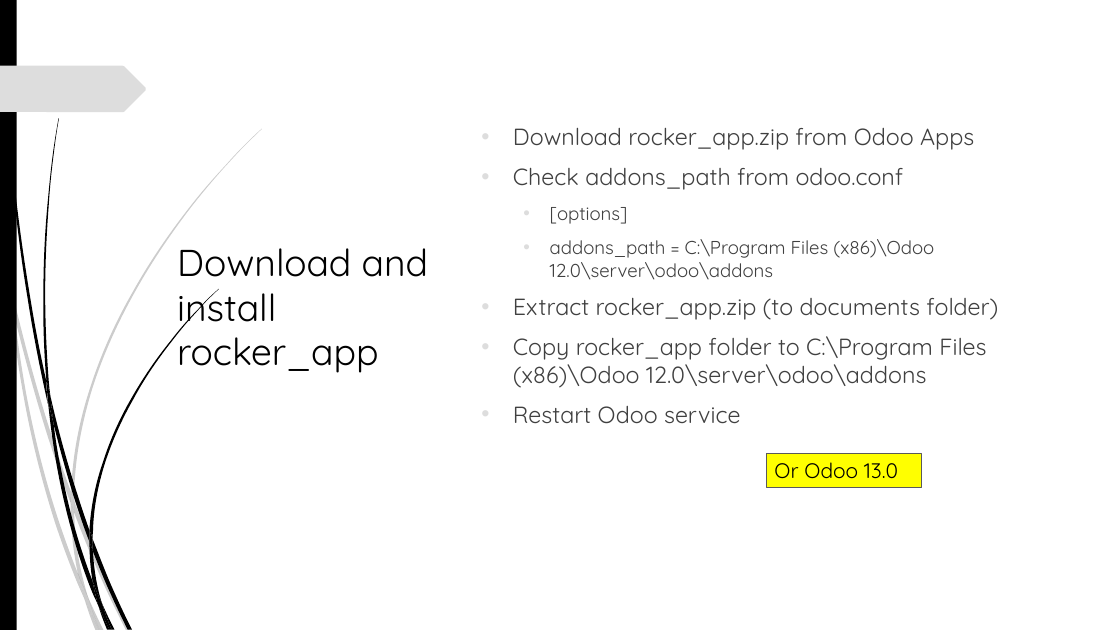
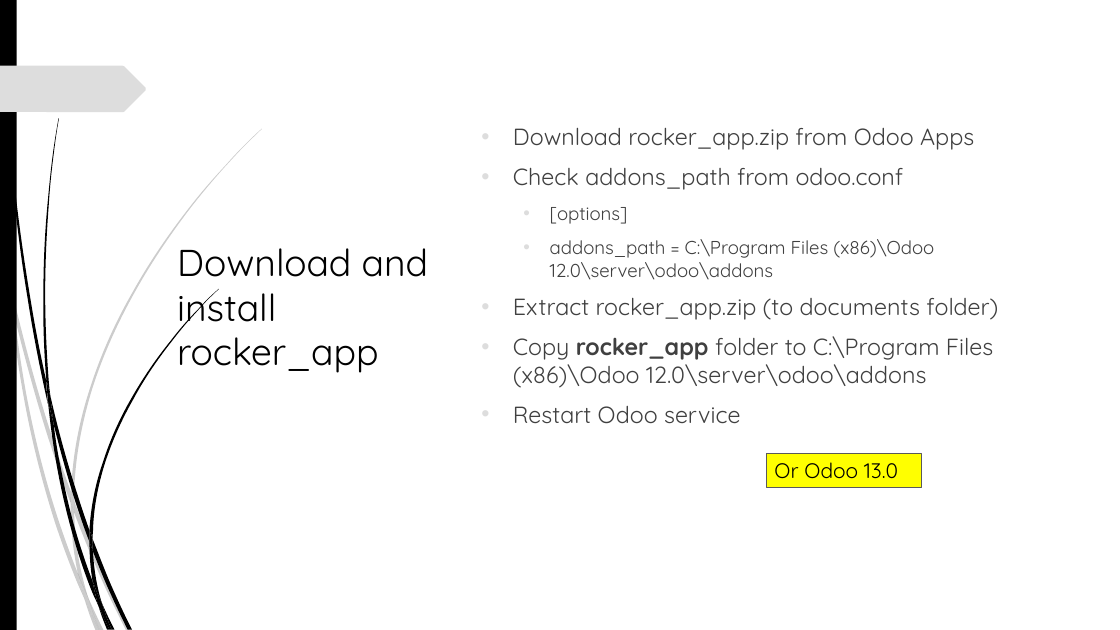
Before and after one commit to akarki58/rocker_app, a slide deck: slide 5 of rocker_app/static/description/Rocker_install.pptx. Drawn at 1120x630 pixels with LibreOffice and Linux fonts; fonts in the diff are those of the drawing; background and template pictures are left out. Boxes give left, top, right and bottom in pixels: in the first picture for what was removed or moved away, otherwise in the second. Text is boxed around its words. In the diff, an @@ line names an element or a change of style, - is before the commit and + after.

```diff
--- a/rocker_app/static/description/Rocker_install.pptx
+++ b/rocker_app/static/description/Rocker_install.pptx
@@ text at bbox=[513, 336, 993, 388]: bold on in "rocker_app" @@
```
Also in this commit, not shown: 4 other slides changed, 1 slide added, 1 slide removed, 1 other file.
